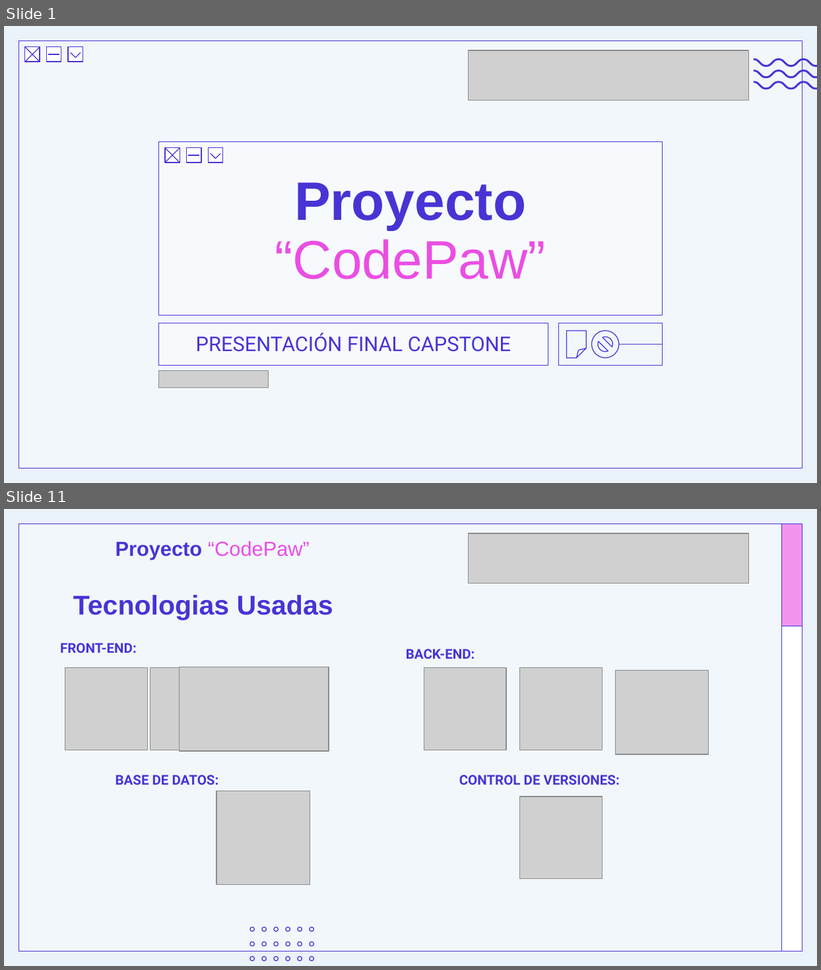
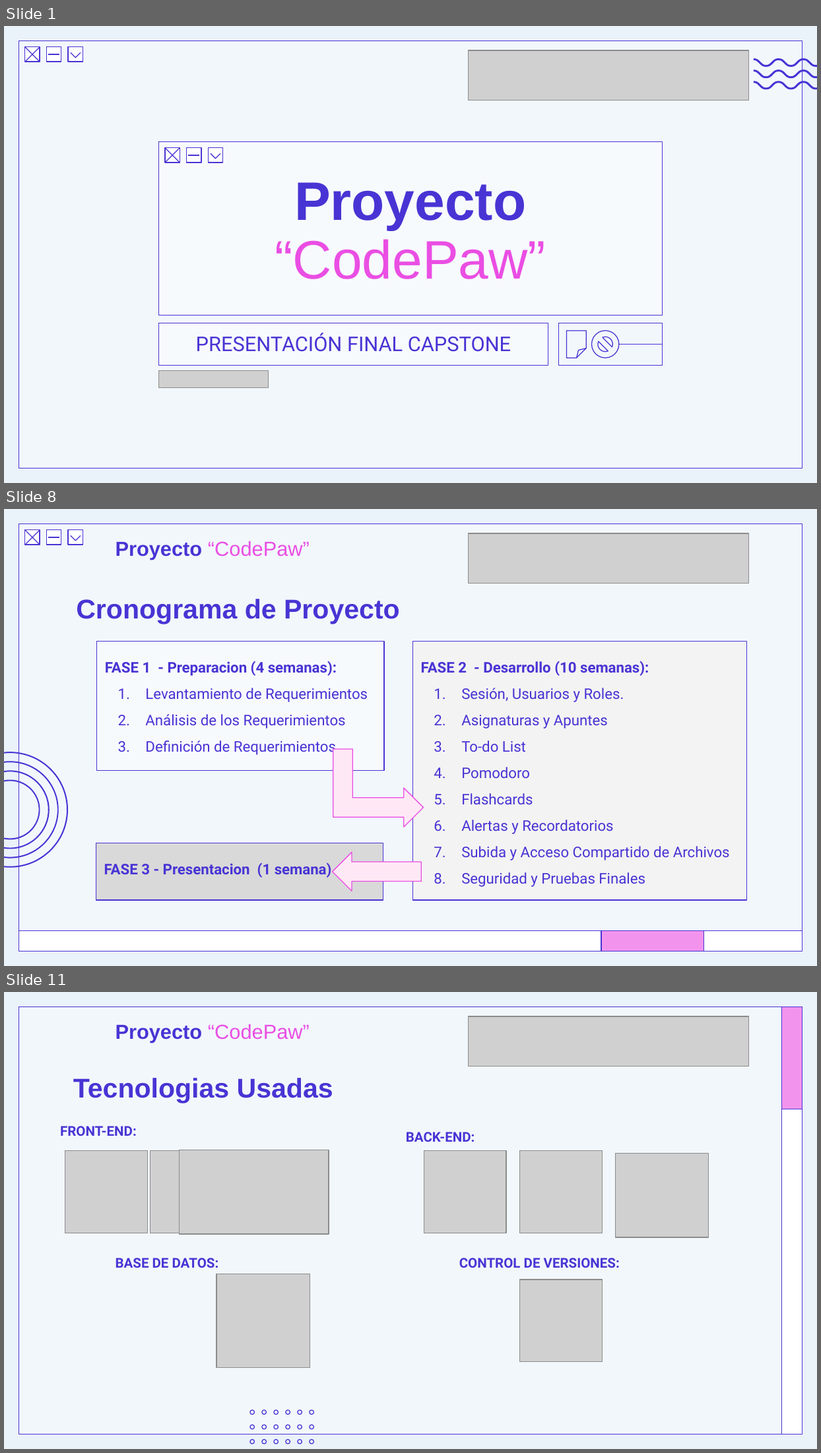
Before and after one commit to Yuyo00/CodePaw, a slide deck: Fase 2/Evidencias Proyecto/Presentación Proyecto.pptx. Shown one above the other, each under a label of ours: slides 1 and 11 before the commit, slides 1, 8 and 11 after it; the slides between them are not shown. The pictures are 821x970 and 821x1453 pixels, drawn with LibreOffice and Linux fonts; fonts in the diff are those of the drawing; grey boxes stand for pictures; background and template pictures are left out. Boxes give left, top, right and bottom in pixels: in the first picture for what was removed or moved away, otherwise in the second. Text is boxed around its words. In the diff, an @@ line names an element or a change of style, - is before the commit and + after.

Commit message:
Entrega Semana 15

```diff
--- a/Fase 2/Evidencias Proyecto/Presentación Proyecto.pptx
+++ b/Fase 2/Evidencias Proyecto/Presentación Proyecto.pptx
@@ slide 8 added at (4, 509, 817, 966), background #EAF2FA; not listed: 7 template elements that a slide beside it also shows @@
@@ text added at (116, 541, 310, 559), 18 pt, text #EA4EE3 @@
+Proyecto “CodePaw”
@@ picture added at (468, 533, 749, 583) @@
@@ title added at (76, 599, 400, 624), 24 pt, text #4834D4, bold @@
+Cronograma de Proyecto
@@ subtitle added at (96, 642, 384, 771), fill #FFFFFF at 40% opacity, outline #4834D4 0.75 pt, 13 pt, text #4834D4 @@
+FASE 1 - Preparacion (4 semanas):
+1. Levantamiento de Requerimientos
+2. Análisis de los Requerimientos
+3. Definición de Requerimientos
@@ subtitle added at (413, 642, 747, 901), fill #F3F3F3, outline #4834D4 0.75 pt, 13 pt, text #4834D4 @@
+FASE 2 - Desarrollo (10 semanas):
+1. Sesión, Usuarios y Roles.
+2. Asignaturas y Apuntes
+3. To-do List
+4. Pomodoro
+5. Flashcards
+6. Alertas y Recordatorios
+7. Subida y Acceso Compartido de Archivos
+8. Seguridad y Pruebas Finales
@@ bent up arrow added at (333, 749, 423, 827), fill #FFE8F5, outline #EA4EE3 0.75 pt @@
@@ group added at (4, 752, 68, 869): 4 freeform shapes @@
@@ subtitle added at (96, 843, 383, 900), fill #D9D9D9, outline #4834D4 0.75 pt, 13 pt, text #4834D4, bold @@
+FASE 3 - Presentacion (1 semana)
@@ right arrow added at (333, 852, 421, 891), fill #FFE8F5, outline #EA4EE3 0.75 pt @@
@@ rectangle added at (19, 931, 803, 952), fill #FFFFFF, outline #4834D4 0.75 pt @@
@@ rectangle added at (602, 931, 704, 952), fill #EA4EE3 at 60% opacity, outline #4834D4 0.75 pt @@
```
Also in this commit, not shown: 11 slides changed, 1 slide removed.
